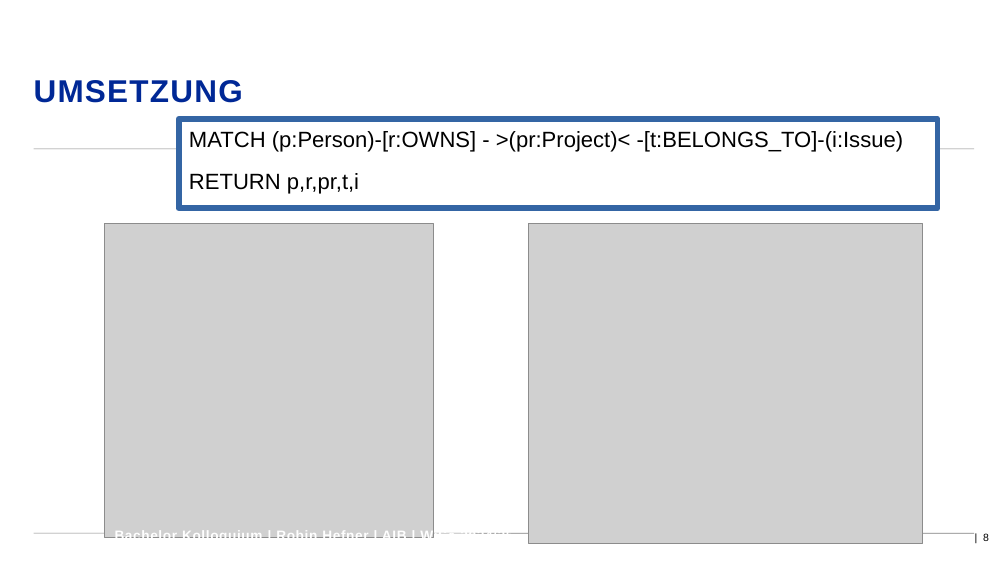
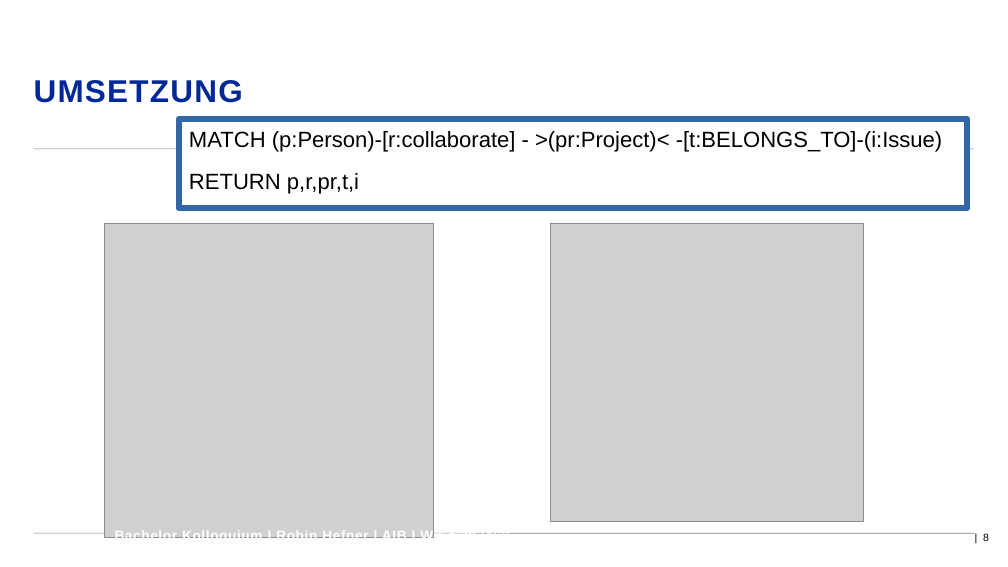
Before and after one commit to D4rkm4n215/Bachelorthesis, a slide deck: slide 8 of Thesis/Kolloquium/Präsentation_Hefner_Robin_206488.odp. Drawn at 1008x567 pixels with LibreOffice and Linux fonts; fonts in the diff are those of the drawing; grey boxes stand for pictures; background and template pictures are left out. Boxes give left, top, right and bottom in pixels: in the first picture for what was removed or moved away, otherwise in the second. Text is boxed around its words. In the diff, an @@ line names an element or a change of style, - is before the commit and + after.

```diff
--- a/Thesis/Kolloquium/Präsentation_Hefner_Robin_206488.odp
+++ b/Thesis/Kolloquium/Präsentation_Hefner_Robin_206488.odp
@@ rectangle "MATCH (p:Person)-[r:collaborate] - >(pr:Project)< -[t:BELONG ...": place and size @@
-rectangle "MATCH (p:Person)-[r:collaborate] - >(pr:Project)< -[t:BELONG ..." at (178,119,938,208)
+rectangle "MATCH (p:Person)-[r:collaborate] - >(pr:Project)< -[t:BELONG ..." at (178,119,967,208)
@@ text in rectangle at (189,131,942,152): text changed @@
-MATCH (p:Person)-[r:OWNS] - >(pr:Project)< -[t:BELONGS_TO]-(i:Issue)
+MATCH (p:Person)-[r:collaborate] - >(pr:Project)< -[t:BELONGS_TO]-(i:Issue)
@@ picture: place and size @@
-picture at (529,223,923,543)
+picture at (551,223,863,521)
```
Also in this commit, not shown: 17 other files.
